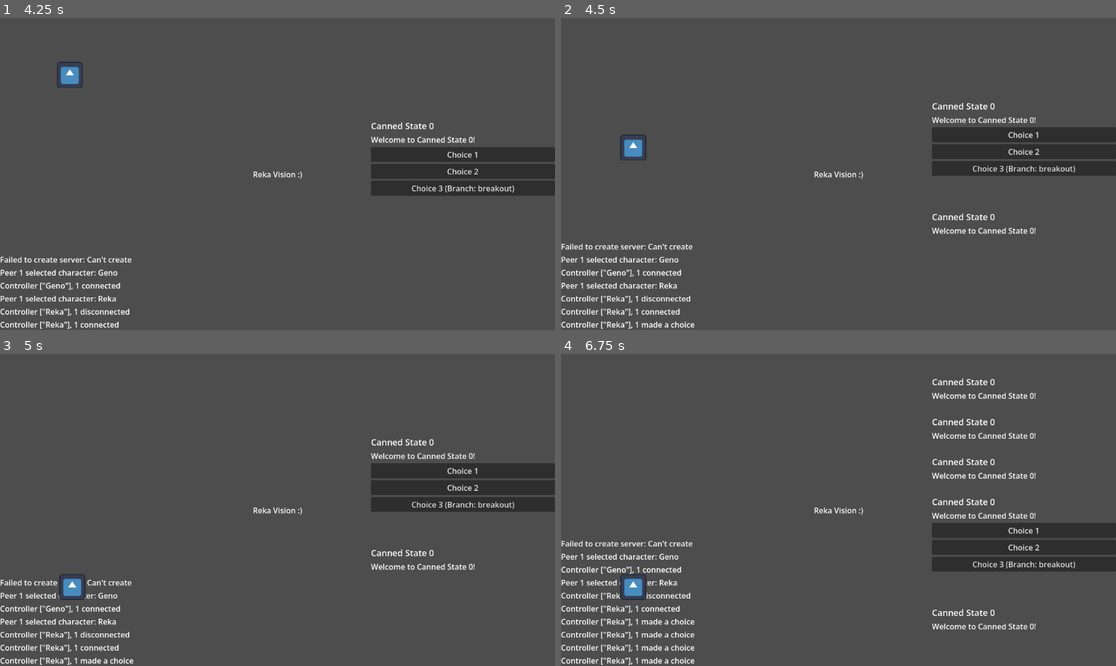
Above: before the commit, frames 1-4 (two rows, left to right).
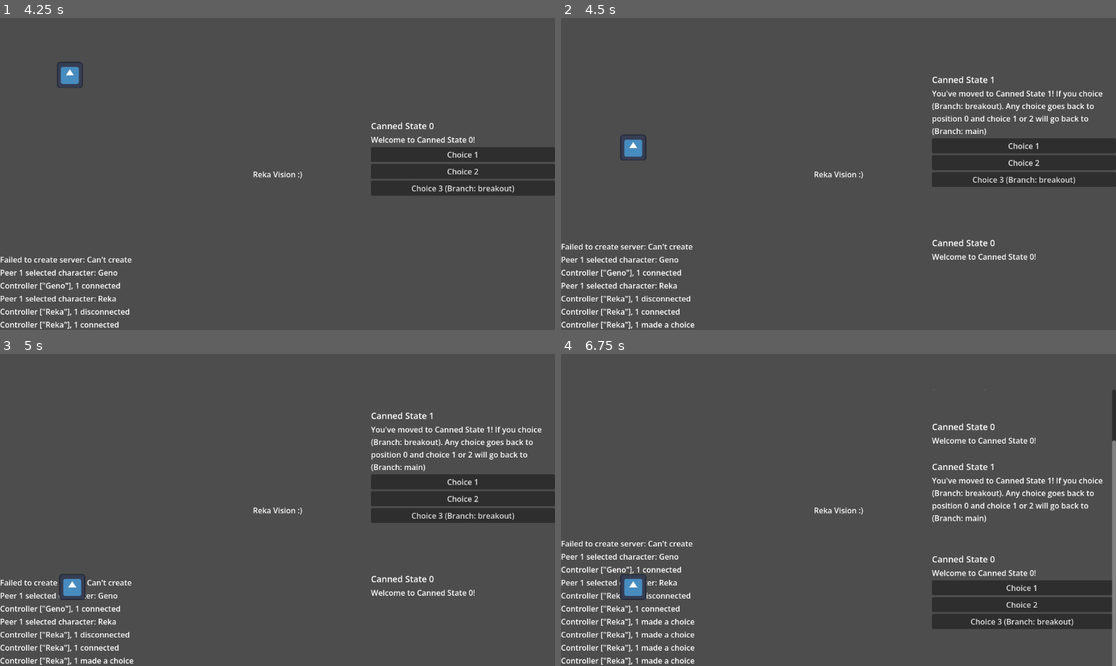
Above: after the commit, the same moments.

Repository: Roboticy3/Louder
Game: Godot game, scene res://demos/september/main_menu.tscn
Same seed, same stepped clock (60 frames per second), same inputs: the game is played once before the commit and once after it. The engine's default icon, where the game draws it, is replaced by a stand-in: a white triangle on a blue panel in a dark square.
Inputs (mouse positions are in pixels of both pictures, inside the frame that each line leads up to):
- Up to frame 1 (4.25 s): click (283, 167) at 0.52 s; type "12" at 0.6 s; click "HOST GAME" at 1.25 s; click "GO" at 2 s; click (138, 180) at 2.77 s; tap Enter (ui_accept) at 3.5, 3.77 s; move the mouse to (399, 158) at 3.52 s; hold Right (ui_right) from 3.53 s (still down); hold M (lobby_character_select) from 3.53 s (still down); click (399, 158) at 3.67 s
- Up to frame 2 (4.5 s): release Right (ui_right) at 4.25 s; release M (lobby_character_select) at 4.25 s; click "Choice 1" at 4.25 s
- Up to frame 3 (5 s): no input
- Up to frame 4 (6.75 s): click "Choice 1" at 5 s; click "Choice 1" at 5.75 s; click "Choice 1" at 6.5 s

Frame 1 is identical in both runs. In frame 2, 4.9% of the frame differs, in the area x 66-100%, y 18-78%; in frame 3, 4.9%; in frame 4, 12%, in the area x 66-100%, y 7-100%.

Commit message:
confirmed synchronous flow

Diff:
--- a/editor/proto_simulator/ps_simulator.gd
+++ b/editor/proto_simulator/ps_simulator.gd
@@ -30,8 +30,8 @@
 }
 const CANNED_STATE_1: Dictionary[BodyProperties, Variant] = {
 	BodyProperties.speaker: "Canned State 1",
-	BodyProperties.text: "You've moved to Canned State 1! If you choice (Branch: breakout), any choice now should return to the main branch.",
-	BodyProperties.position: 0,
+	BodyProperties.text: "You've moved to Canned State 1! If you choice (Branch: breakout). Any choice goes back to position 0 and choice 1 or 2 will go back to (Branch: main)",
+	BodyProperties.position: 1,
 	BodyProperties.success: true,
 	BodyProperties.choices: CANNED_CHOICES,
 }
@@ -77,11 +77,10 @@
 	var from_position: int = body.get(BodyProperties.position, -1)
 	var choices := list(from_position)
 
-	var to_position: int = -1
+	var to_position := get_destination(from_position, choice)
 	var canned_branch := ""
 	for c in choices:
 		if c.get(ChoiceProperties.from_choice, "") == choice:
-			to_position = c.get(ChoiceProperties.to_id, -1)
 			canned_branch = c.get("branch", "")
 
 	body = body.duplicate()
